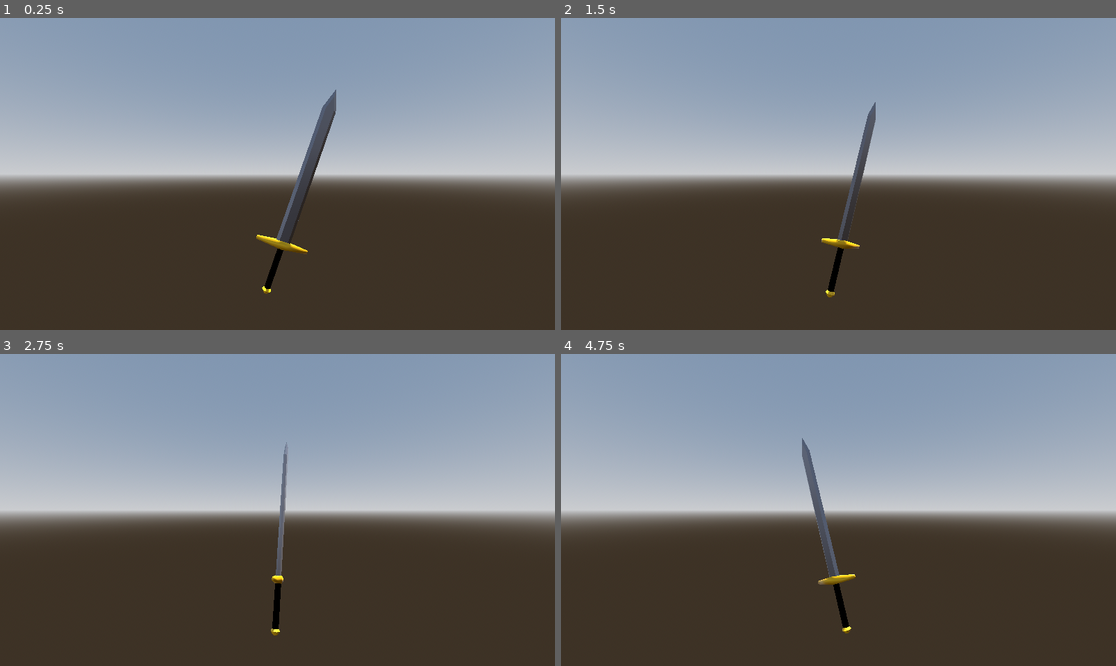
Above: before the commit, frames 1-4 (two rows, left to right).
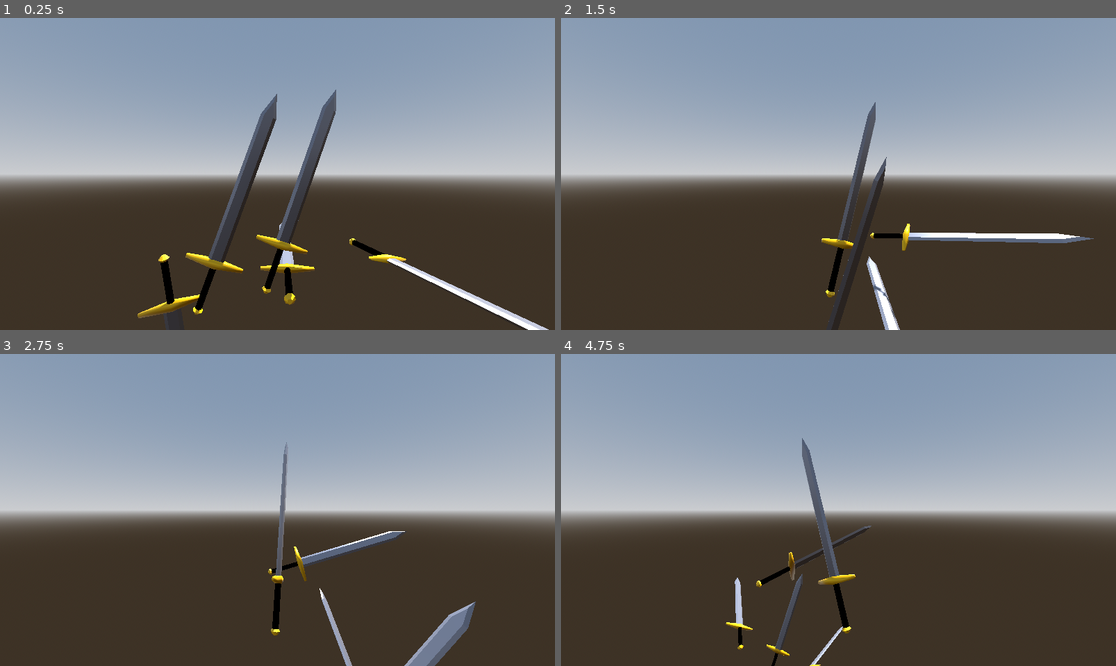
Above: after the commit, the same moments.

Repository: KameronHodge/KameronHodge.github.io
Game: Godot game, scene res://display.tscn
Two runs of this game, one before a commit and one after it. Both use one fixed random seed, a clock stepped at 60 frames per second and the inputs below.
Inputs:
- Up to frame 1 (0.25 s): no input
- Up to frame 2 (1.5 s): no input
- Up to frame 3 (2.75 s): no input
- Up to frame 4 (4.75 s): no input

The runs differ from the first frame. In frame 1, 3.6% of the frame differs, in the area x 24-99%, y 24-100%; in frame 2, 1.7%; in frame 3, 1.8%; in frame 4, 1.0%.

Commit message:
Update display.tscn

Diff:
--- a/project/webportfoliotest/display.tscn
+++ b/project/webportfoliotest/display.tscn
@@ -28,5 +28,21 @@
 transform = Transform3D(0.941805, -1.4694e-08, -0.336158, -0.336158, -4.11676e-08, -0.941805, 0, 1, -4.37114e-08, 0, 0, 0)
 script = ExtResource("2_mytll")
 
+[node name="sword" parent="sword" instance=ExtResource("1_ru5jf")]
+transform = Transform3D(0.941805, -5.50331e-21, -0.336158, -0.336158, -4.11676e-08, -0.941805, 1.46939e-08, 1, -4.07888e-08, 10.1017, -1.57606e-07, -3.60561)
+script = ExtResource("2_mytll")
+
+[node name="sword" parent="sword/sword" instance=ExtResource("1_ru5jf")]
+transform = Transform3D(0.941805, 0, -0.336158, -0.336158, -4.15886e-08, -0.941805, -5.96046e-08, 1, -3.72529e-08, -18.8634, 7.14892, 6.7329)
+script = ExtResource("2_mytll")
+
+[node name="sword" parent="sword/sword/sword" instance=ExtResource("1_ru5jf")]
+transform = Transform3D(0.941805, -1.86265e-08, -0.336158, -0.336158, -4.47035e-08, -0.941805, -4.42378e-09, 1, -4.47035e-08, 10.7915, -3.60251, 0.209645)
+script = ExtResource("2_mytll")
+
+[node name="sword" parent="sword/sword/sword/sword" instance=ExtResource("1_ru5jf")]
+transform = Transform3D(0.941805, -1.49012e-08, -0.336158, -0.336158, -3.72529e-08, -0.941805, 1.86265e-09, 1, -5.21541e-08, -7.41828, -0.136727, 0.153135)
+script = ExtResource("2_mytll")
+
 [node name="Camera3D" type="Camera3D" parent="."]
 transform = Transform3D(1, 0, 0, 0, 1, 0, 0, 0, 1, 0, 8.52995, 20.6021)
